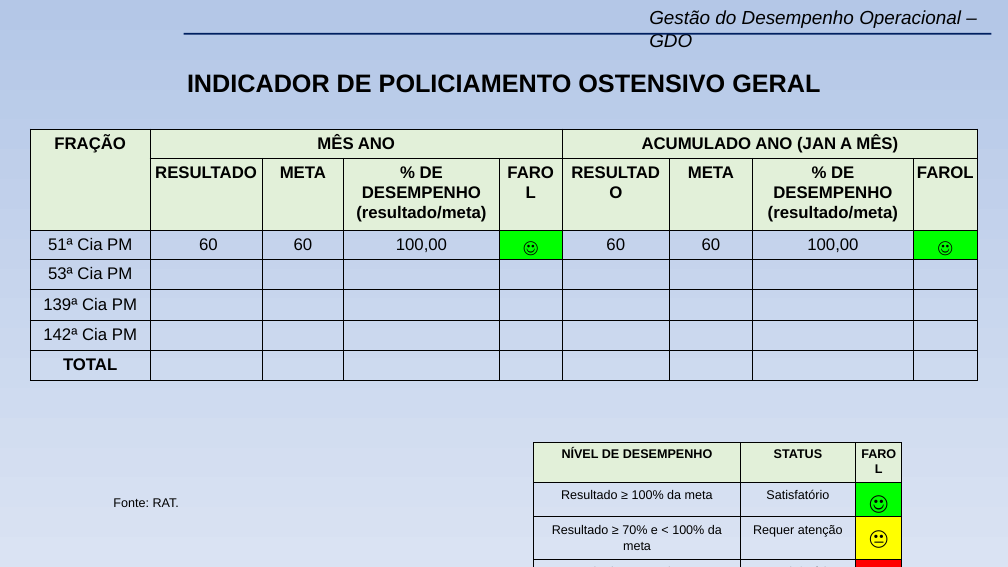
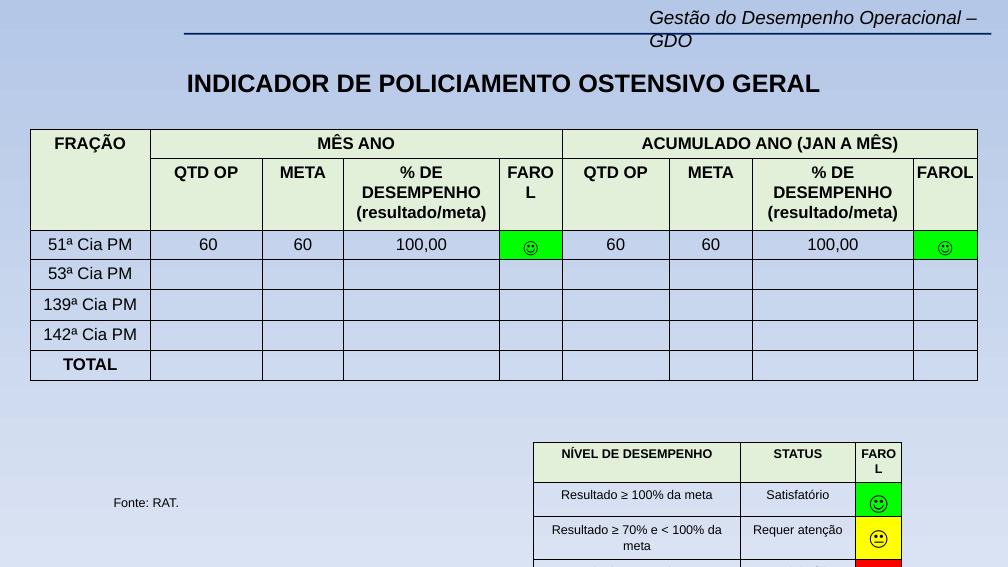
Before and after one commit to WENDEL4891/apresentacao_gdo, a slide deck: slide 17 of files/modelo_apresentacao/Modelo (Novo) GDO 23º BPM.pptx (slide 26 before the commit). Drawn at 1008x567 pixels with LibreOffice and Linux fonts; fonts in the diff are those of the drawing; background and template pictures are left out. Boxes give left, top, right and bottom in pixels: in the first picture for what was removed or moved away, otherwise in the second. Text is boxed around its words. In the diff, an @@ line names an element or a change of style, - is before the commit and + after.

```diff
--- a/files/modelo_apresentacao/Modelo (Novo) GDO 23º BPM.pptx
+++ b/files/modelo_apresentacao/Modelo (Novo) GDO 23º BPM.pptx
@@ table at <box>30,129,979,376</box> @@
-row 2, column 2: RESULTADO
+row 2, column 2: QTD OP
-row 2, column 6: RESULTADO
+row 2, column 6: QTD OP
```
Also in this commit, not shown: 1 other slide changed, 10 slides removed, 3 other files.
